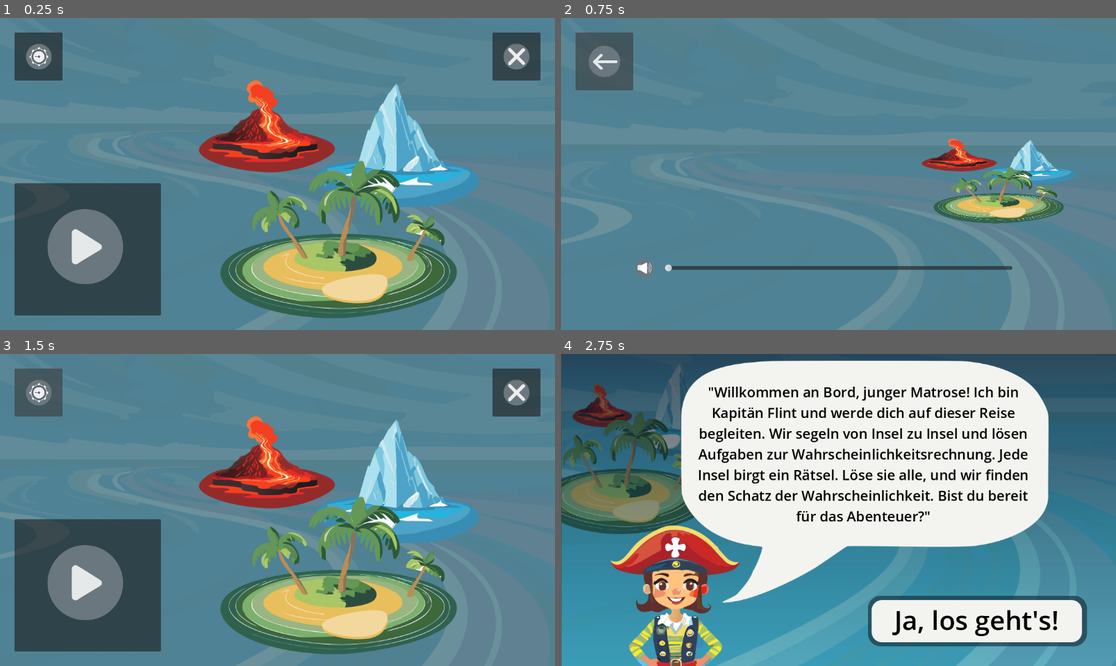
Above: before the commit, frames 1-4 (two rows, left to right).
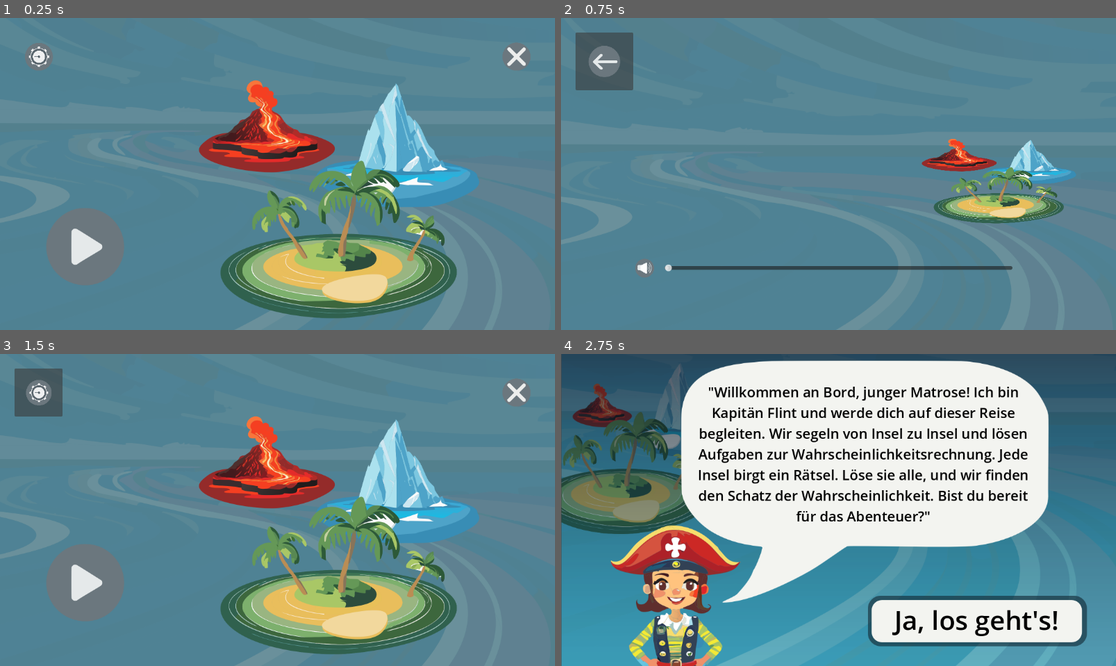
Above: after the commit, the same moments.

Repository: CU1KNIGHT/PiratenDerWahrscheinlichkeiten
Game: Godot game, scene res://menu.tscn
The game is run twice, just before and just after one commit, with the same random seed, the same clock (stepped at 60 frames per second) and the same inputs.
Inputs (mouse positions are in pixels of both pictures, inside the frame that each line leads up to):
- Up to frame 1 (0.25 s): no input
- Up to frame 2 (0.75 s): click (599, 55) at 0.5 s
- Up to frame 3 (1.5 s): click (44, 397) at 1.25 s
- Up to frame 4 (2.75 s): click (649, 584) at 2 s

The runs differ from the first frame. In frame 1, 11% of the frame differs, in the area x 2-98%, y 4-96%; in frame 2, nothing differs; in frame 3, 9.7%; in frame 4, nothing differs.

Commit message:
add transparent background for the menu buttons

Diff:
--- a/intro.tscn
+++ b/intro.tscn
@@ -13,6 +13,7 @@
 grow_vertical = 2
 
 [node name="Hintergrund" type="TextureRect" parent="."]
+layout_mode = 0
 offset_top = -20.0
 offset_right = 1152.0
 offset_bottom = 902.0
@@ -20,6 +21,7 @@
 expand_mode = 1
 
 [node name="Sprechblase" type="Label" parent="."]
+layout_mode = 0
 offset_left = 279.0
 offset_top = 59.0
 offset_right = 976.0
@@ -31,6 +33,7 @@
 autowrap_mode = 3
 
 [node name="TextureButton" type="TextureButton" parent="."]
+layout_mode = 0
 offset_left = 578.0
 offset_top = 463.0
 offset_right = 1150.0
@@ -41,6 +44,7 @@
 script = ExtResource("3_drdil")
 
 [node name="Schrift_Button" type="Label" parent="."]
+layout_mode = 0
 offset_left = 646.0
 offset_top = 514.0
 offset_right = 1080.0
--- a/menu.tscn
+++ b/menu.tscn
@@ -1,11 +1,20 @@
-[gd_scene load_steps=7 format=3 uid="uid://i2hyi4f1k7mi"]
+[gd_scene load_steps=10 format=3 uid="uid://i2hyi4f1k7mi"]
 
 [ext_resource type="Script" path="res://Scripts/Menu.gd" id="1_gjep7"]
-[ext_resource type="Texture2D" uid="uid://ddrhf8smtypuu" path="res://resources/Game-Task-and-Questions/islands/Inseln - Hintergrund.svg" id="2_qlvbo"]
-[ext_resource type="Texture2D" uid="uid://btc4p4cqs6jyy" path="res://resources/Game-Task-and-Questions/islands/Inseln-Alle.svg" id="3_v2wmp"]
-[ext_resource type="Texture2D" uid="uid://cbcrrnand5lx" path="res://resources/Game UI Design/icons/play.svg" id="3_x70r4"]
-[ext_resource type="Texture2D" uid="uid://dbouv30xo80wa" path="res://resources/Game UI Design/icons/close.svg" id="4_oi6gm"]
-[ext_resource type="Texture2D" uid="uid://dr4eny1u0fjw2" path="res://resources/Game UI Design/icons/settings.svg" id="6_7vh5f"]
+[ext_resource type="Texture2D" uid="uid://b06g3kw2qhp6x" path="res://resources/Game-Task-and-Questions/islands/Inseln - Hintergrund.svg" id="2_qlvbo"]
+[ext_resource type="Texture2D" uid="uid://b8dapd4rfnuhm" path="res://resources/Game-Task-and-Questions/islands/Inseln-Alle.svg" id="3_v2wmp"]
+[ext_resource type="Texture2D" uid="uid://8rn8hk0thhfy" path="res://resources/Game UI Design/icons/play.svg" id="3_x70r4"]
+[ext_resource type="Texture2D" uid="uid://br8xx341yxc2x" path="res://resources/Game UI Design/icons/close.svg" id="4_oi6gm"]
+[ext_resource type="Texture2D" uid="uid://bryeegrxfpihl" path="res://resources/Game UI Design/icons/settings.svg" id="6_7vh5f"]
+
+[sub_resource type="StyleBoxLine" id="StyleBoxLine_6nmb8"]
+grow_begin = 0.0
+grow_end = 0.0
+thickness = 0
+
+[sub_resource type="StyleBoxEmpty" id="StyleBoxEmpty_b08wr"]
+
+[sub_resource type="StyleBoxEmpty" id="StyleBoxEmpty_74qox"]
 
 [node name="Menu" type="Control"]
 layout_mode = 3
@@ -51,6 +60,7 @@
 offset_bottom = -30.0
 grow_horizontal = 0
 grow_vertical = 0
+theme_override_styles/normal = SubResource("StyleBoxLine_6nmb8")
 icon = ExtResource("3_x70r4")
 icon_alignment = 1
 expand_icon = true
@@ -65,6 +75,7 @@
 offset_right = -30.0
 offset_bottom = 130.0
 grow_horizontal = 2
+theme_override_styles/normal = SubResource("StyleBoxEmpty_b08wr")
 icon = ExtResource("4_oi6gm")
 text_overrun_behavior = 4
 icon_alignment = 1
@@ -78,6 +89,7 @@
 offset_top = 30.0
 offset_right = 130.0
 offset_bottom = 130.0
+theme_override_styles/normal = SubResource("StyleBoxEmpty_74qox")
 icon = ExtResource("6_7vh5f")
 icon_alignment = 1
 expand_icon = true
--- a/options_menu.tscn
+++ b/options_menu.tscn
@@ -1,10 +1,12 @@
-[gd_scene load_steps=6 format=3 uid="uid://df836nf75tnti"]
+[gd_scene load_steps=7 format=3 uid="uid://df836nf75tnti"]
 
 [ext_resource type="Script" path="res://Scripts/options_menu.gd" id="1_tg73c"]
-[ext_resource type="Texture2D" uid="uid://ddrhf8smtypuu" path="res://resources/Game-Task-and-Questions/islands/Inseln - Hintergrund.svg" id="2_klx23"]
-[ext_resource type="Texture2D" uid="uid://btc4p4cqs6jyy" path="res://resources/Game-Task-and-Questions/islands/Inseln-Alle.svg" id="3_p364j"]
-[ext_resource type="Texture2D" uid="uid://cp1l0stmk0lbw" path="res://resources/Game UI Design/icons/go back.svg" id="4_8iam4"]
-[ext_resource type="Texture2D" uid="uid://cisjb62iyjce5" path="res://resources/Game UI Design/icons/volume.svg" id="5_6wfvq"]
+[ext_resource type="Texture2D" uid="uid://b06g3kw2qhp6x" path="res://resources/Game-Task-and-Questions/islands/Inseln - Hintergrund.svg" id="2_klx23"]
+[ext_resource type="Texture2D" uid="uid://b8dapd4rfnuhm" path="res://resources/Game-Task-and-Questions/islands/Inseln-Alle.svg" id="3_p364j"]
+[ext_resource type="Texture2D" uid="uid://cmpeu55myc6ot" path="res://resources/Game UI Design/icons/go back.svg" id="4_8iam4"]
+[ext_resource type="Texture2D" uid="uid://s2gv3k6t8al" path="res://resources/Game UI Design/icons/volume.svg" id="5_6wfvq"]
+
+[sub_resource type="StyleBoxEmpty" id="StyleBoxEmpty_r5ad6"]
 
 [node name="Menu" type="Control"]
 layout_mode = 3
@@ -58,6 +60,7 @@
 offset_top = 30.0
 offset_right = 150.0
 offset_bottom = 150.0
+theme_override_styles/normal = SubResource("StyleBoxEmpty_r5ad6")
 icon = ExtResource("4_8iam4")
 vertical_icon_alignment = 0
 expand_icon = true
Not shown: 1 places in intro.tscn that only renumber resources
